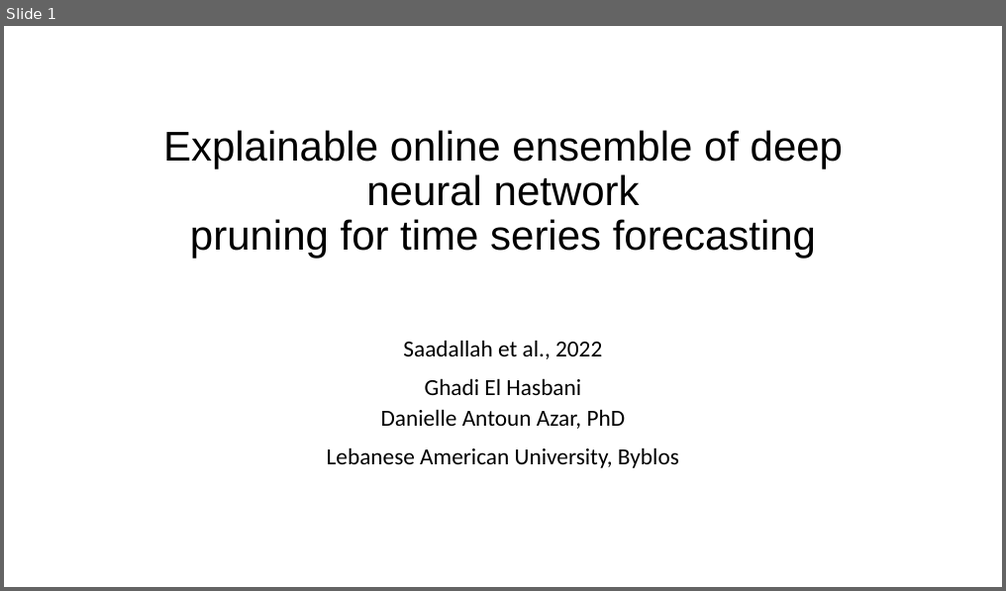
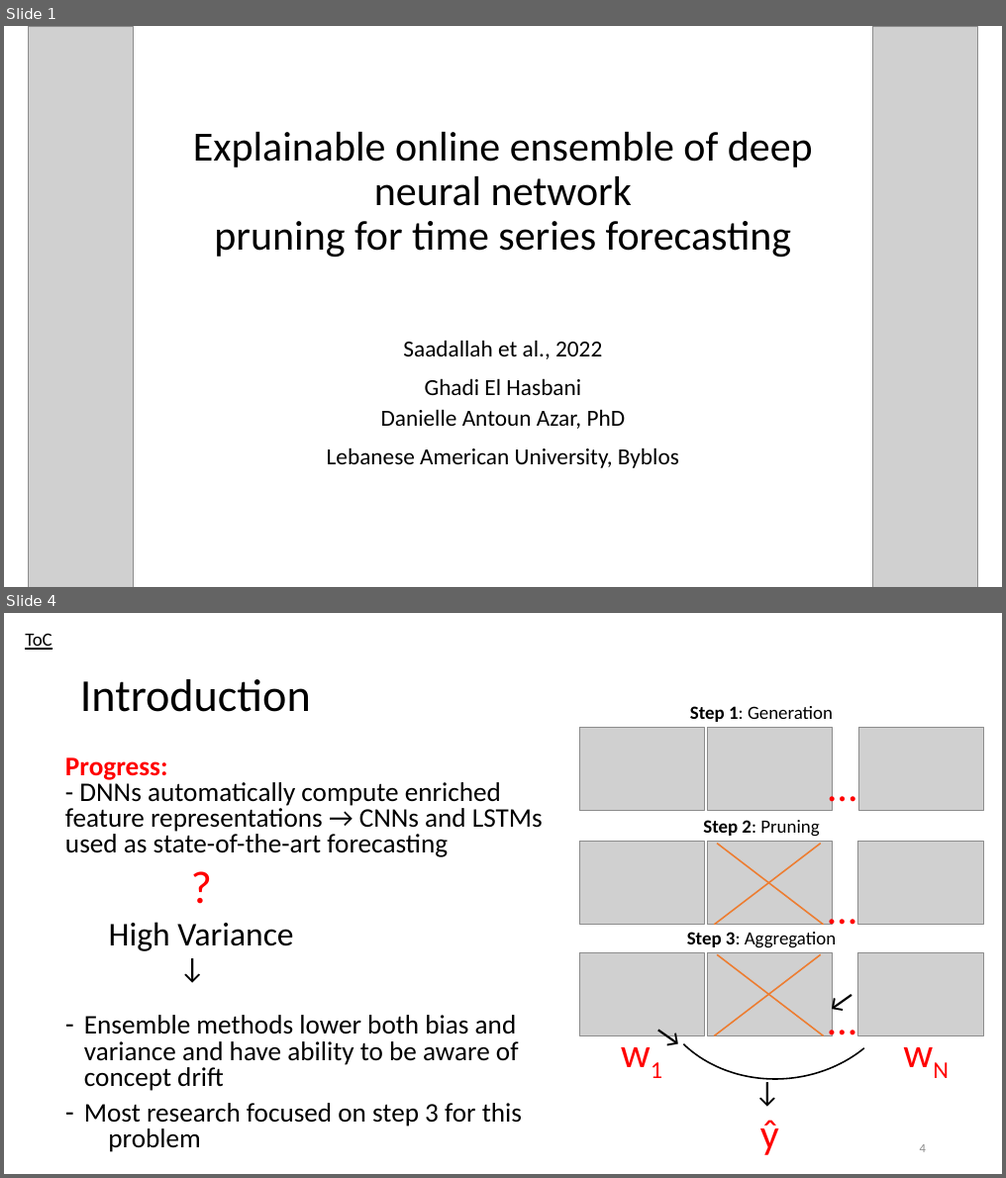
Before and after one commit to GhadiElHasbani/CSC615-MachineLearning, a slide deck: Assignment_2/Question4-presentation.pptx. Shown one above the other, each under a label of ours: slide 1 before the commit, slides 1 and 4 after it; the slides between them are not shown. The pictures are 1006x591 and 1006x1178 pixels, drawn with LibreOffice and Linux fonts; fonts in the diff are those of the drawing; grey boxes stand for pictures. Boxes give left, top, right and bottom in pixels: in the first picture for what was removed or moved away, otherwise in the second. Text is boxed around its words. In the diff, an @@ line names an element or a change of style, - is before the commit and + after.

```diff
--- a/Assignment_2/Question4-presentation.pptx
+++ b/Assignment_2/Question4-presentation.pptx
@@ slide 4 added at (4, 613, 1002, 1174), background #FFFFFF @@
@@ text added at (25, 633, 53, 650), 18 pt, text #000000, underline @@
+ToC
@@ title added at (80, 679, 311, 712), 44 pt, text #000000 @@
+Introduction
@@ picture added at (579, 728, 704, 811) @@
@@ text added at (690, 706, 833, 722), 18 pt, text #000000 @@
+Step 1: Generation
@@ picture added at (708, 728, 833, 811) @@
@@ picture added at (859, 728, 984, 811) @@
@@ text added at (65, 758, 543, 1153), 25.9 pt, text #000000 @@
+Progress:
+- DNNs automatically compute enriched feature representations → CNNs and LSTMs used as state-of-the-art forecasting
+– Ensemble methods lower both bias and variance and have ability to be aware of concept drift
+– Most research focused on step 3 for this problem
@@ text added at (821, 756, 890, 814), 40 pt, text #FF0000 @@
+…
@@ text added at (703, 820, 819, 837), 18 pt, text #000000 @@
+Step 2: Pruning
@@ picture added at (579, 842, 704, 925) @@
@@ arc (boxed as its full ellipse) added at (642, 849, 916, 1091), outline #000000 1.5 pt @@
@@ picture added at (708, 842, 833, 925) @@
@@ line added from (821, 844) to (715, 925), #ED7D31 1.5 pt @@
@@ line added from (718, 844) to (824, 925), #ED7D31 1.5 pt @@
@@ picture added at (858, 842, 983, 925) @@
@@ text added at (821, 879, 890, 937), 40 pt, text #FF0000 @@
+…
@@ text added at (109, 922, 293, 952), 32 pt, text #000000 @@
+?
+High Variance
@@ text added at (687, 932, 836, 949), 18 pt, text #000000 @@
+Step 3: Aggregation
@@ text added at (173, 951, 216, 994), 28 pt, text #000000 @@
+→
@@ picture added at (579, 953, 704, 1037) @@
@@ picture added at (708, 953, 833, 1037) @@
@@ line added from (821, 956) to (715, 1036), #ED7D31 1.5 pt @@
@@ line added from (718, 956) to (824, 1036), #ED7D31 1.5 pt @@
@@ picture added at (858, 953, 983, 1037) @@
@@ text added at (821, 989, 890, 1048), 40 pt, text #FF0000 @@
+…
@@ text added at (614, 1023, 672, 1081), 40 pt, text #FF0000 @@
+w1
@@ text added at (641, 1006, 700, 1066), 28 pt, text #000000 @@
+→
@@ text added at (847, 1011, 908, 1070), 28 pt, text #000000 @@
+→
@@ text added at (896, 1023, 966, 1081), 40 pt, text #FF0000 @@
+wN
@@ text added at (748, 1074, 791, 1118), 28 pt, text #000000 @@
+→
@@ text added at (760, 1120, 779, 1156), 40 pt, text #FF0000 @@
+ŷ
@@ page number added at (920, 1145, 926, 1153), 12 pt, text #8C8C8C @@
+4
@@ slide 1 changed as well @@
@@ picture added at (28, 26, 133, 587) @@
@@ picture added at (873, 26, 978, 587) @@
@@ title "Explainable online ensemble of deep ..." at (193, 132, 813, 258): font Arial to Calibri @@
```
Also in this commit, not shown: 3 other slides changed, 15 other slides added, 2 slides removed.
